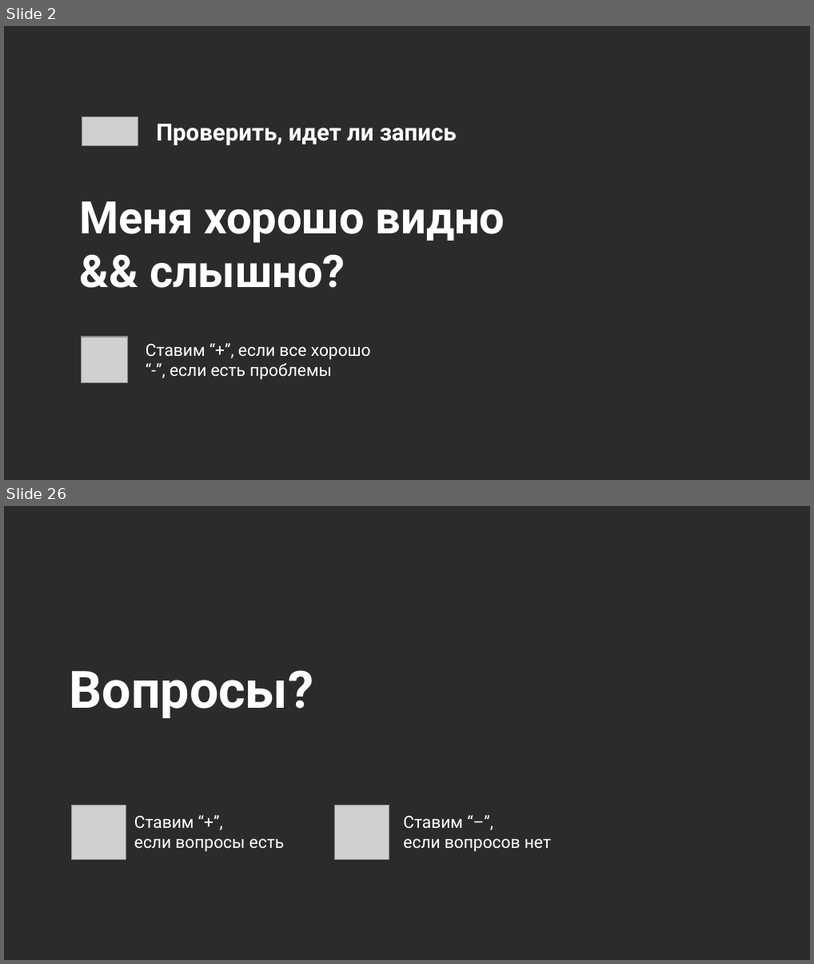
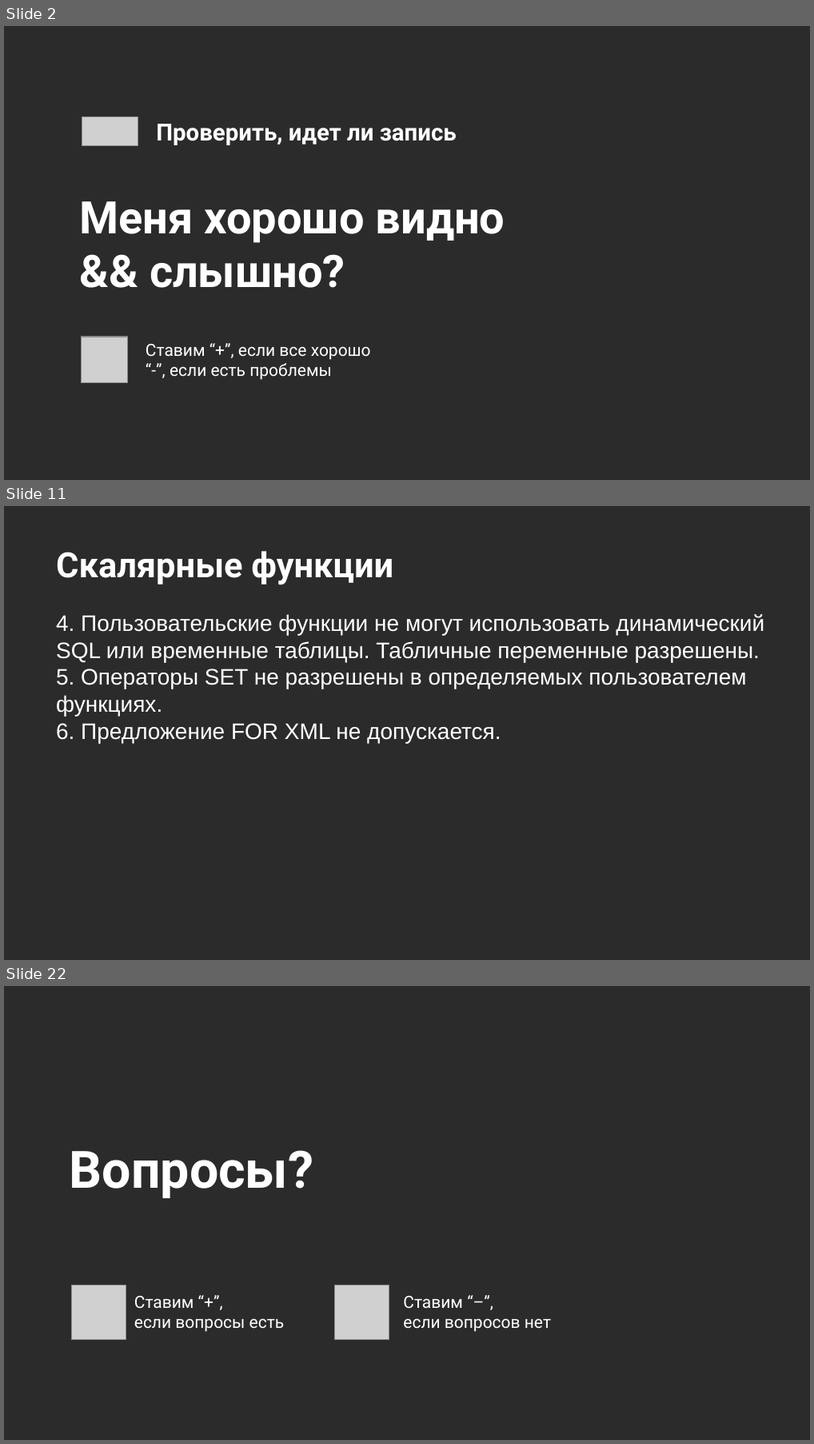
Before and after one commit to MarinaPaley/OTUS, a slide deck: Программирование.pptx. Shown one above the other, each under a label of ours: slides 2 and 26 before the commit, slides 2, 11 and 22 after it; the slides between them are not shown. The pictures are 814x964 and 814x1444 pixels, drawn with LibreOffice and Linux fonts; fonts in the diff are those of the drawing; grey boxes stand for pictures; background and template pictures are left out; a plain dark background stands for a picture behind light text. Boxes give left, top, right and bottom in pixels: in the first picture for what was removed or moved away, otherwise in the second. Text is boxed around its words. In the diff, an @@ line names an element or a change of style, - is before the commit and + after.

```diff
--- a/Программирование.pptx
+++ b/Программирование.pptx
@@ slide 11 added at box(4, 506, 810, 960), background picture (left out) @@
@@ title added at box(56, 551, 394, 585), 31 pt, text #FFFFFF, bold @@
+Скалярные функции
@@ text added at box(56, 614, 765, 743), 20 pt, text #FFFFFF @@
+4. Пользовательские функции не могут использовать динамический SQL или временные таблицы. Табличные переменные разрешены.
+5. Операторы SET не разрешены в определяемых пользователем функциях.
+6. Предложение FOR XML не допускается.
@@ what was slide 26 is now slide 22 @@
```
Also in this commit, not shown: 2 slides changed, 16 other slides added, 21 slides removed.
